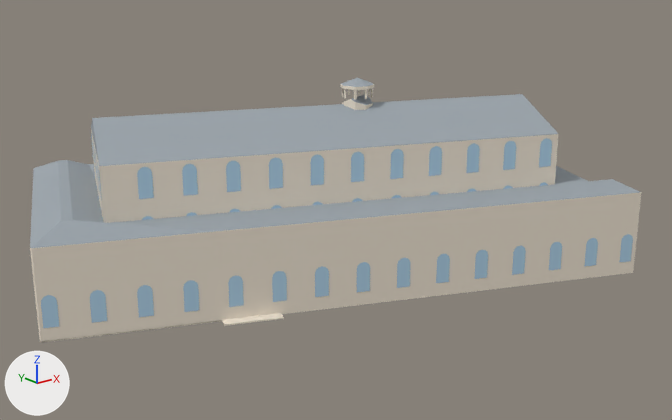
A saved change to the glTF model collection/theatre-du-chatelet/low.glb.
Both versions are drawn from a 50 mm lens placed at (-88.2, -112.8, 52.6), pointed at (0.8, -1.5, 8.0). Arrows for +X, +Y and +Z are at lower left; the lights stay in place. The first picture is the older version.

The first picture shows 'roof', 'stone', 'window'.
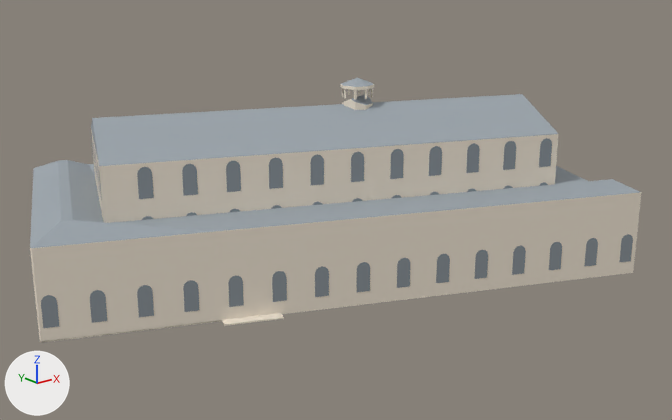
What differs and where, as boxes (x1, y1, x2, y2) in the pictures (672 x 420 px):
'window', recoloured: (41, 138, 633, 328) in both

Edits to the bpy script that builds the scene:
```text
Change mat_window:
    mat_window.base_color: (0.371, 0.552, 0.694) -> (0.127, 0.191, 0.254)  # blue #a4c4d9 -> blue #64798a
```
